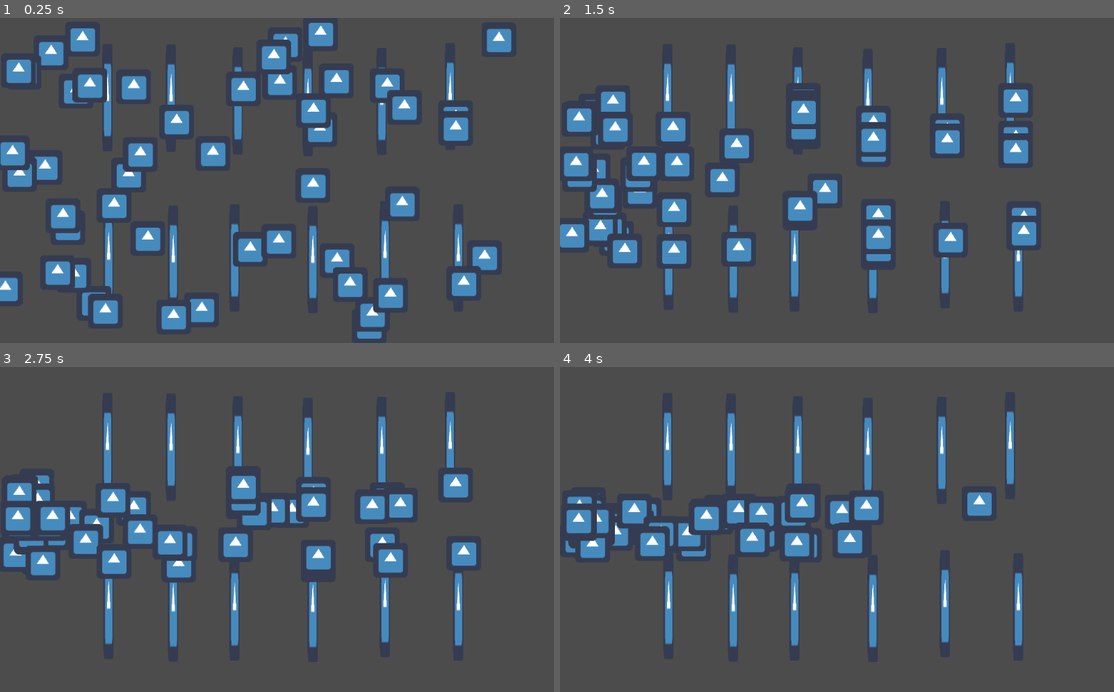
Above: before the commit, frames 1-4 (two rows, left to right).
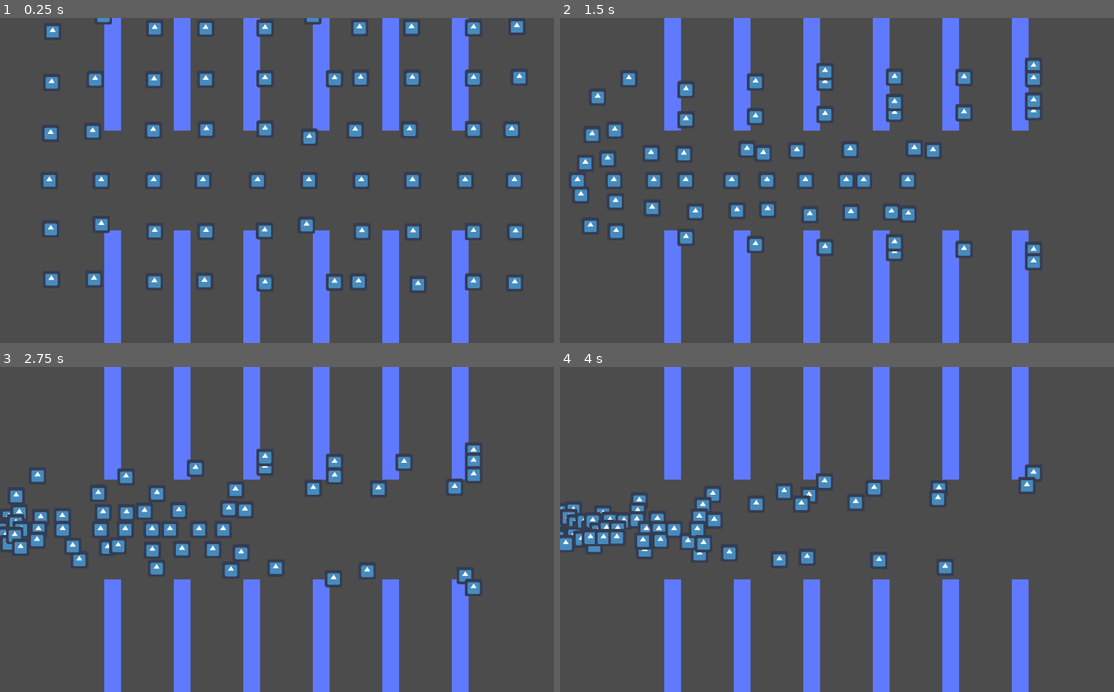
Above: after the commit, the same moments.

Repository: lgarcin/TIPE
Game: Godot game, scene res://PSO.tscn
Same seed, same stepped clock (60 frames per second), same inputs: the game is played once before the commit and once after it. The engine's default icon, where the game draws it, is replaced by a stand-in: a white triangle on a blue panel in a dark square.
Inputs:
- Up to frame 1 (0.25 s): no input
- Up to frame 2 (1.5 s): no input
- Up to frame 3 (2.75 s): no input
- Up to frame 4 (4 s): no input

The runs differ from the first frame. In frame 1, 29% of the frame differs, in the area x 0-95%, y 0-100%; in frame 2, 25%; in frame 3, 25%; in frame 4, 22%.

Commit message:
Obstacle PNG

Diff:
--- a/2022/PSO/Obstacle.tscn
+++ b/2022/PSO/Obstacle.tscn
@@ -1,16 +1,18 @@
 [gd_scene load_steps=3 format=2]
 
-[ext_resource path="res://icon.png" type="Texture" id=1]
+[ext_resource path="res://obstacle.png" type="Texture" id=1]
 
 [sub_resource type="RectangleShape2D" id=1]
+extents = Vector2( 16, 10.2 )
 
 [node name="Obstacle" type="StaticBody2D"]
 
 [node name="CollisionShape2D" type="CollisionShape2D" parent="."]
+position = Vector2( 0, 2 )
 scale = Vector2( 1, 10 )
 shape = SubResource( 1 )
 
 [node name="Sprite" type="Sprite" parent="."]
-position = Vector2( 1.00002, -0.249992 )
-scale = Vector2( 0.296875, 3.10156 )
+position = Vector2( -0.500001, 7.62939e-06 )
+scale = Vector2( 31, 208 )
 texture = ExtResource( 1 )
--- a/2022/PSO/PSO.gd
+++ b/2022/PSO/PSO.gd
@@ -6,22 +6,23 @@
 var gbest: Vector2
 var gbest_obj: float = INF
 var c1 = .1
-var c2 = .2
+var c2 = .1
 var w = .8
 
 func _ready():
 	rng.randomize()
-	for i in 50:
-		var new_particle = particle.instance()
-		var pos = Vector2(rng.randf_range(0.0, 1000.0), rng.randf_range(0.0, 600.0))
-		var obj = objective_function(pos)
-		new_particle.global_position = pos
-		new_particle.pbest = pos
-		new_particle.pbest_obj = obj
-		if obj < gbest_obj:
-			gbest = pos
-			gbest_obj = obj
-		add_child(new_particle)
+	for i in 10:
+		for j in 6:
+			var new_particle = particle.instance()
+			var pos = Vector2((i+1)*100,j*100)
+			var obj = objective_function(pos)
+			new_particle.global_position = pos
+			new_particle.pbest = pos
+			new_particle.pbest_obj = obj
+			if obj < gbest_obj:
+				gbest = pos
+				gbest_obj = obj
+			add_child(new_particle)
 
 func _physics_process(delta):
 	for particle in get_children():
@@ -33,11 +34,18 @@
 			if obj<gbest_obj:
 				gbest=particle.pbest
 				gbest_obj=obj
-			particle.velocity=w*particle.velocity+c1*rng.randf()*(particle.pbest-particle.global_position)+c2*rng.randf()*(gbest-particle.global_position)
+			#particle.velocity=w*particle.velocity+c1*rng.randf()*(particle.pbest-particle.global_position)+c2*rng.randf()*(gbest-particle.global_position)
+			particle.velocity=w*particle.velocity+c1*rng.randf()*derivative(particle.global_position)+c2*rng.randf()*(gbest-particle.global_position)
 
 
 #func _process(delta):
 #	pass
 
 func objective_function(v: Vector2):
-	return abs(v.x)+abs(v.y-300)
+	return v.distance_to(Vector2(0,300))
+	#return abs(v.x)+abs(v.y-300)
+
+func derivative(v: Vector2):
+	var dx=objective_function(v+Vector2(1,0))-objective_function(v+Vector2(-1,0))
+	var dy=objective_function(v+Vector2(0,1))-objective_function(v+Vector2(0,-1))
+	return -100*Vector2(dx,dy)
--- a/2022/PSO/PSO.tscn
+++ b/2022/PSO/PSO.tscn
@@ -7,37 +7,37 @@
 script = ExtResource( 2 )
 
 [node name="Obstacle" parent="." instance=ExtResource( 1 )]
-position = Vector2( 197, 147 )
+position = Vector2( 208, 104 )
 
 [node name="Obstacle2" parent="." instance=ExtResource( 1 )]
-position = Vector2( 437, 153 )
+position = Vector2( 464, 104 )
 
 [node name="Obstacle3" parent="." instance=ExtResource( 1 )]
-position = Vector2( 314, 148 )
+position = Vector2( 336, 104 )
 
 [node name="Obstacle4" parent="." instance=ExtResource( 1 )]
-position = Vector2( 566, 156 )
+position = Vector2( 592, 104 )
 
 [node name="Obstacle5" parent="." instance=ExtResource( 1 )]
-position = Vector2( 199, 440 )
+position = Vector2( 208, 496 )
 
 [node name="Obstacle6" parent="." instance=ExtResource( 1 )]
-position = Vector2( 318, 445 )
+position = Vector2( 336, 496 )
 
 [node name="Obstacle7" parent="." instance=ExtResource( 1 )]
-position = Vector2( 431, 443 )
+position = Vector2( 464, 496 )
 
 [node name="Obstacle8" parent="." instance=ExtResource( 1 )]
-position = Vector2( 575, 446 )
+position = Vector2( 592, 496 )
 
 [node name="Obstacle9" parent="." instance=ExtResource( 1 )]
-position = Vector2( 702, 154 )
+position = Vector2( 720, 104 )
 
 [node name="Obstacle10" parent="." instance=ExtResource( 1 )]
-position = Vector2( 828, 145 )
+position = Vector2( 848, 104 )
 
 [node name="Obstacle11" parent="." instance=ExtResource( 1 )]
-position = Vector2( 708, 437 )
+position = Vector2( 720, 496 )
 
 [node name="Obstacle12" parent="." instance=ExtResource( 1 )]
-position = Vector2( 843, 443 )
+position = Vector2( 848, 496 )
--- a/2022/PSO/Particle.tscn
+++ b/2022/PSO/Particle.tscn
@@ -4,13 +4,15 @@
 [ext_resource path="res://Particle.gd" type="Script" id=2]
 
 [sub_resource type="CircleShape2D" id=1]
+radius = 8.0
 
 [node name="Particle" type="KinematicBody2D"]
 script = ExtResource( 2 )
 
 [node name="CollisionShape2D" type="CollisionShape2D" parent="."]
-scale = Vector2( 0.1, 0.1 )
 shape = SubResource( 1 )
 
 [node name="Sprite" type="Sprite" parent="."]
+position = Vector2( -4.76837e-07, -4.76837e-07 )
+scale = Vector2( 0.5, 0.5 )
 texture = ExtResource( 1 )
Binary file added: 2022/PSO/obstacle.png
Not shown, added: 2022/PSO/obstacle.png.import
